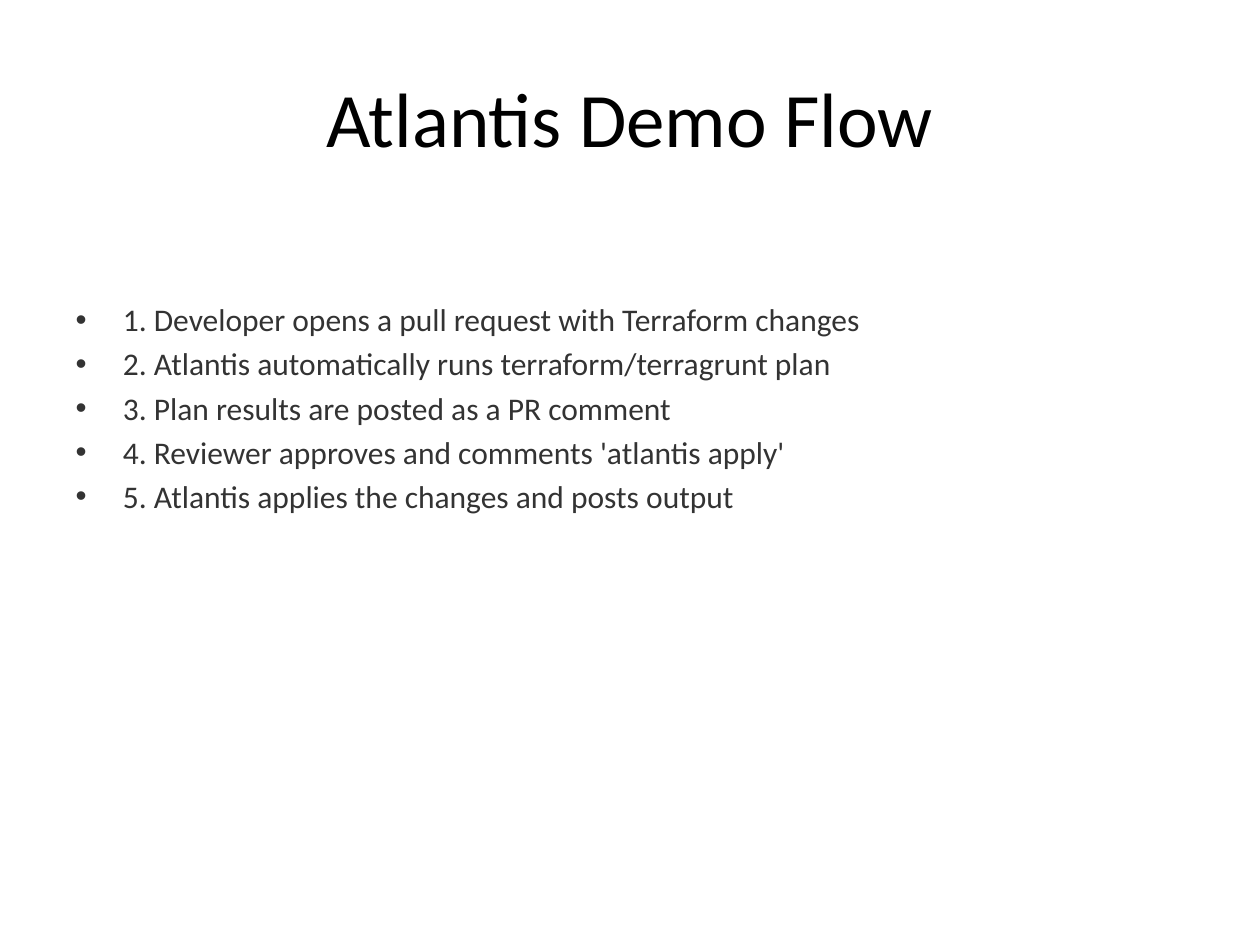
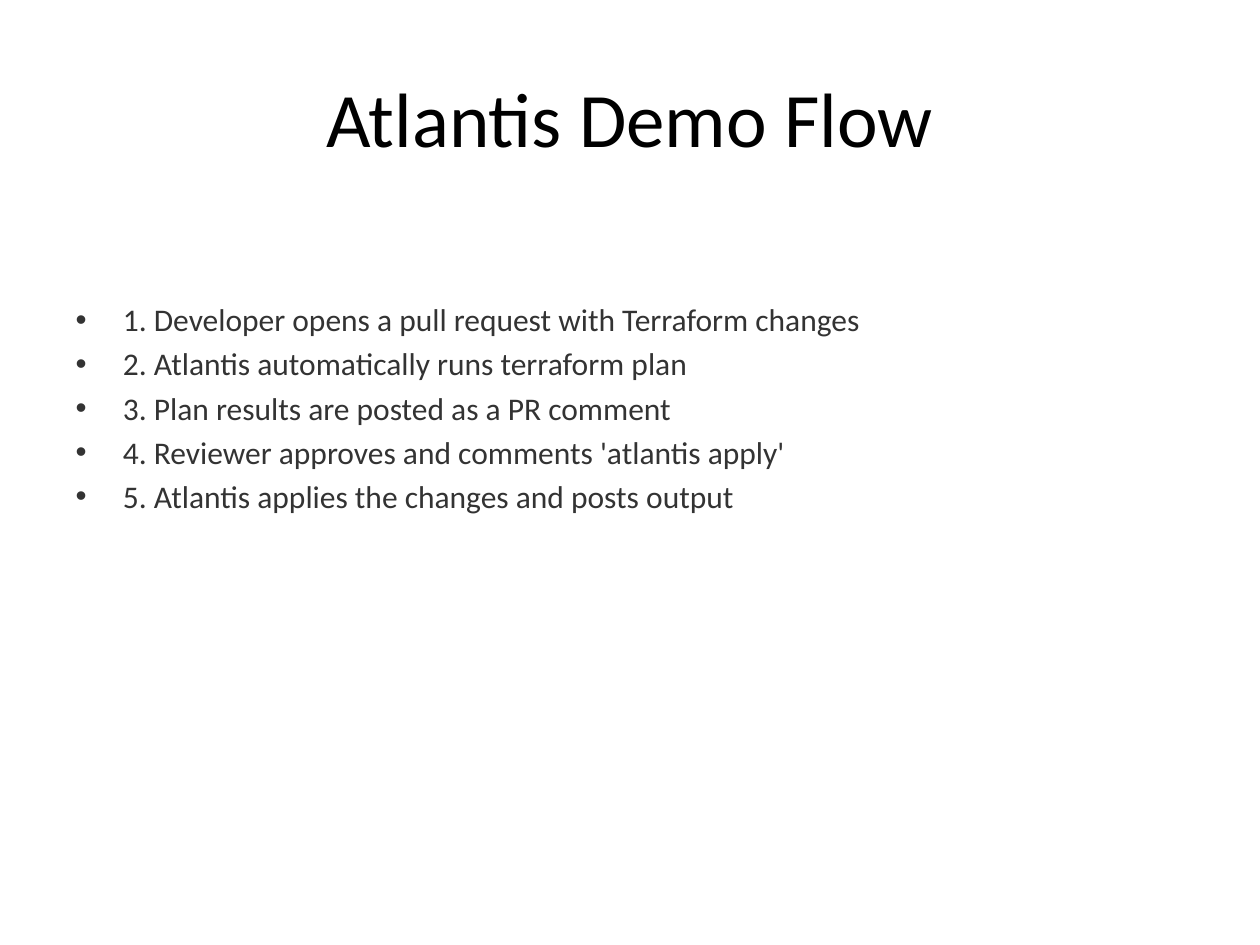
Before and after one commit to opentelekomcloud-community/terraform-workshop, a slide deck: slide 4 of docs/slides/PART 5/atlantis.pptx. Drawn at 1260x945 pixels with LibreOffice and Linux fonts; fonts in the diff are those of the drawing. Boxes give left, top, right and bottom in pixels: in the first picture for what was removed or moved away, otherwise in the second. Text is boxed around its words. In the diff, an @@ line names an element or a change of style, - is before the commit and + after.

Commit message:
multitenancy slides and text (#3)
* mt

* provider config

```diff
--- a/docs/slides/PART 5/atlantis.pptx
+++ b/docs/slides/PART 5/atlantis.pptx
@@ text at [123, 353, 686, 380]: text changed @@
-• 2. Atlantis automatically runs terraform/terragrunt plan
+• 2. Atlantis automatically runs terraform plan
```
Also in this commit, not shown: 2 other slides changed, 23 other files.
